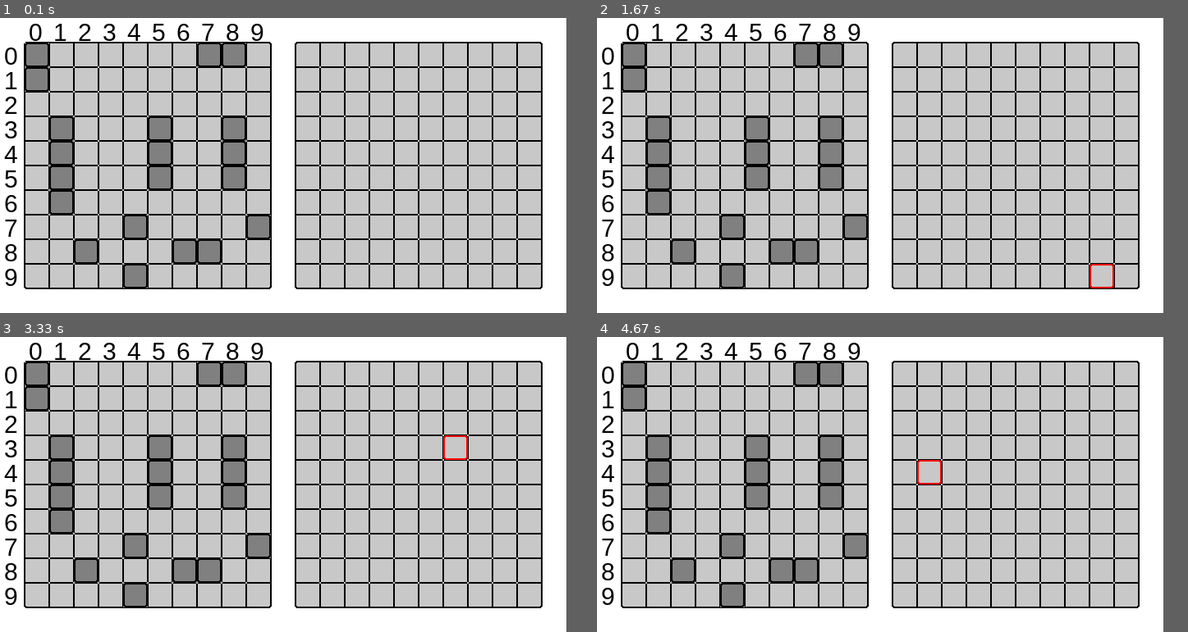
Above: before the commit, frames 1-4 (two rows, left to right).
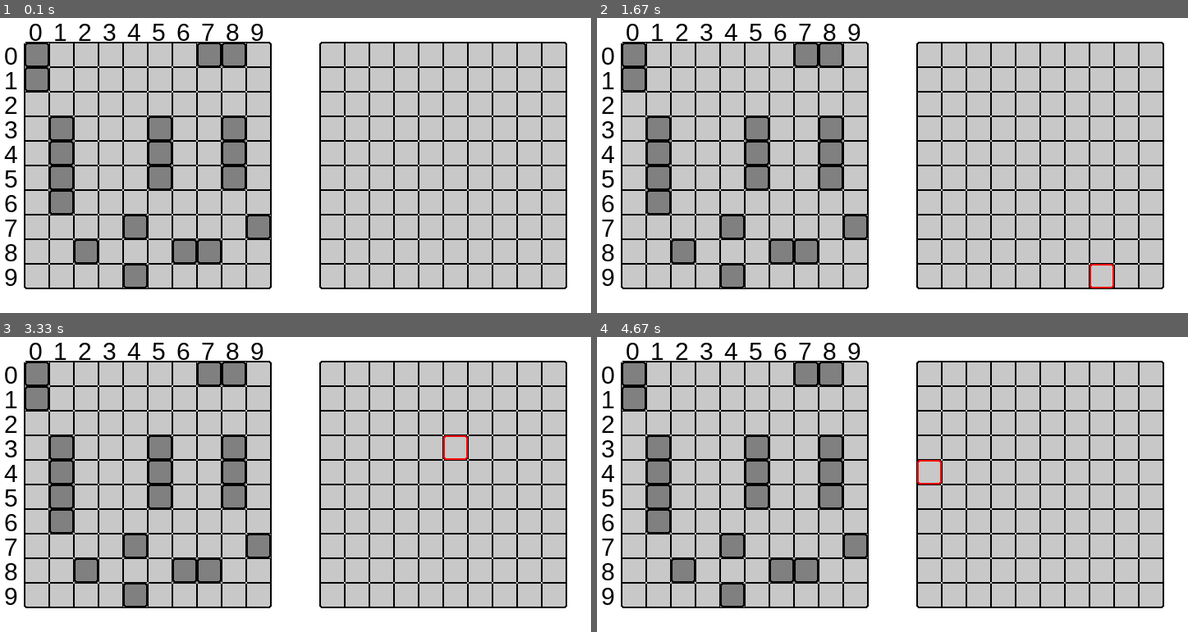
Above: after the commit, the same moments.

Repository: georgiy-nogovitsyn/battleship-game
Game: pygame game, started from pygame battleships/pygame_utils.py
The game is run twice, just before and just after one commit, with the same random seed, the same clock (stepped at 60 frames per second) and the same inputs.
Inputs (mouse positions are in pixels of both pictures, inside the frame that each line leads up to):
- Up to frame 1 (0.1 s): no input
- Up to frame 2 (1.67 s): click (1081, 156) at 0.38 s; click (898, 183) at 0.72 s; click (981, 62) at 1.05 s; click (1111, 268) at 1.38 s
- Up to frame 3 (3.33 s): click (307, 384) at 1.72 s; click (520, 596) at 2.55 s; click (212, 422) at 2.88 s; click (449, 457) at 3.22 s
- Up to frame 4 (4.67 s): click (1075, 478) at 3.55 s; click (1016, 431) at 3.88 s; click (721, 428) at 4.22 s; click (916, 472) at 4.55 s
In our replay, the window is 690x360 before the commit and 720x360 after it. These sizes can differ from the game's own. Grey fills any space a smaller window leaves; there, only what the larger window draws over its background counts as a difference.

The runs differ from the first frame. In frame 1, 7.0% of the frame differs, in the area x 49-96%, y 8-92%; in frame 2, 7.0%; in frame 3, 7.0%; in frame 4, 7.0%.

Commit message:
using millis counter instead of sleep to delay comp move

Diff:
--- a/pygame battleships/pygame_config.py
+++ b/pygame battleships/pygame_config.py
@@ -17,7 +17,7 @@
 CELL = 30
 
 # Settings for the game window
-WIDTH = CELL * 23  # 800
+WIDTH = CELL * 24  # 800
 HEIGHT = CELL * 12  # 500
 
 # Offsets for correct rectangle drawing
--- a/pygame battleships/pygame_test_logic.py
+++ b/pygame battleships/pygame_test_logic.py
@@ -5,7 +5,7 @@
 from pygame_config import *
 from pygame_main import Game
 from random import choice
-from time import sleep
+from time import time
 
 pygame.init()
 clock = pygame.time.Clock()
@@ -24,6 +24,7 @@
     draw_ships(screen, player.ships)
     draw_ships(screen, comp.ships, hidden=True)
     draw_board_numbers(screen, arial_font)
+    draw_board_numbers(screen,arial_font,offset=right_border_offset)
 
 
 events = Game()
@@ -35,18 +36,32 @@
 player_1_turn = True
 player_2_turn = False
 
+#initialize millis counters
+millis = time()*1000.0
+saved_millis = millis
+
 final_message = 'Bye!'
+
 running = True
 while running:
+
     screen.fill(WHITE)
 
     draw_pygame_elements()
+
+    if mouse_last_pos:
+        highlight_cell(screen, mouse_last_pos)
+
+    pygame.display.flip()
+    clock.tick(30)
+
     if player_1_turn:
 
         for event in pygame.event.get():
             if event.type == pygame.QUIT:
                 running = False
                 player_1_turn = False
+
 
             elif event.type == pygame.MOUSEMOTION:
                 mouse_pos = pygame.mouse.get_pos()
@@ -56,7 +71,6 @@
 
             if event.type == pygame.MOUSEBUTTONDOWN and mouse_last_pos:
                 # Game events
-
                 if events.chosen_coordinate_validation(mouse_last_pos, player, comp) is True:
                     if player.attack(mouse_last_pos, comp) is True:
                         print(f'You hit the ship on {mouse_last_pos}')
@@ -71,10 +85,9 @@
                 else:
                     print(f'You already hit that {mouse_last_pos} cell')
 
+    millis = time() * 1000.0  # update millis
 
-
-
-    if player_2_turn:
+    if player_2_turn and millis - saved_millis >= 0:
         if coordinates_for_attack := events.searching_for_destroy(comp, player):
             computer_choice_coordinates = choice(coordinates_for_attack)
         else:
@@ -90,13 +103,14 @@
 
             player_1_turn = True
             player_2_turn = False
-        sleep(0.5)
 
-    if mouse_last_pos:
-        highlight_cell(screen, mouse_last_pos)
+        # saving millis to delay comp move
+        saved_millis = time()*1000.0 + 500
+    print(millis - saved_millis)
 
-    pygame.display.flip()
-    clock.tick(30)
+
+
+
 
 print(final_message)
 pygame.quit()
--- a/pygame battleships/pygame_utils.py
+++ b/pygame battleships/pygame_utils.py
@@ -3,18 +3,18 @@
 import pygame_player
 
 
-def draw_board_numbers(screen, font, color=BLACK, num_offset=5):
+def draw_board_numbers(screen, font, color=BLACK, num_offset=5, offset = left_border_offset):
     # Top row of numbers for left board
     for x in range(10):
         num = str(x)
         number_font = font.render(num, True, color)
-        screen.blit(number_font, (left_border_offset + num_offset + (CELL * x), top_offset - CELL))
+        screen.blit(number_font, (offset + num_offset + (CELL * x), top_offset - CELL))
 
     # Column of numbers for left board
     for x in range(10):
         num = str(x)
         number_font = font.render(num, True, color)
-        screen.blit(number_font, (left_border_offset - CELL + num_offset, top_offset - 1 + (CELL * x)))
+        screen.blit(number_font, (offset - CELL + num_offset, top_offset - 1 + (CELL * x)))
 
 
 def draw_basic_board(screen):
--- /dev/null
+++ b/pygame battleships/test.py
@@ -0,0 +1,16 @@
+import time
+
+t = time.time()
+ms = time.time()*1000.0
+
+print(t)
+print(ms)
+
+for x in range(10000):
+    x ** x
+
+t_new = time.time()
+ms_new = time.time()*1000.0
+
+print(t_new - t)
+print(ms_new - ms)
--- a/pygame battleships/testboard.py
+++ /dev/null
@@ -1,101 +0,0 @@
-import pygame
-
-# Initialize Pygame
-pygame.init()
-
-# Set up the game window
-WIDTH = 800
-HEIGHT = 500
-screen = pygame.display.set_mode((WIDTH, HEIGHT))
-pygame.display.set_caption("Battleship Game Board")
-
-# Colors
-GRAY = (128, 128, 128)
-WHITE = (255, 255, 255)
-BLACK = (0, 0, 0)
-GREEN = (0, 255, 0)
-
-# Cell size
-CELL = 30
-
-# Offsets for correct rectangle drawing
-left_border_offset = CELL
-right_border_offset = WIDTH - CELL * 11
-top_offset = CELL * 2
-
-mouse_last_pos = []
-
-board = []
-for x in range(10):
-    for y in range(10):
-        board.append([[x, y], GRAY])
-
-
-def draw_board(board, offset_x=0, offset_y=CELL):
-    for cell in board:
-        x, y = cell[0]
-        color = cell[1]
-
-        pygame.draw.rect(screen, color, [(CELL * x) + offset_x, (CELL * y) + offset_y, CELL, CELL])
-    for cell in board:
-        x, y = cell[0]
-        pygame.draw.rect(screen, BLACK, [(CELL * x) + offset_x, (CELL * y) + offset_y, CELL, CELL], width=2,
-                         border_radius=3)
-
-
-def get_highlighted_cell_coordinate(mousepos):
-    """Return coordinate of highlighted cell and board"""
-    x, y = mousepos[0], mousepos[1]
-    # if left_border_offset < x < left_border_offset + CELL * 10:
-    #     if top_offset < y < top_offset + CELL * 10:
-    #         pos_x, pos_y = int((x - left_border_offset) / CELL), int((y - top_offset) / CELL)
-    #         return [pos_x, pos_y], 0
-    if right_border_offset < x < right_border_offset + CELL * 10:
-        if top_offset < y < top_offset + CELL * 10:
-            pos_x, pos_y = int((x - right_border_offset) / CELL), int((y - top_offset) / CELL)
-            return [pos_x, pos_y]
-
-    else:
-        return None
-
-
-def highlight_cell(coord):
-    """draws a rectangle on given coordinates"""
-    x, y = coord
-
-    # if coord[1] == 0:  # highlight for left board
-    #     pygame.draw.rect(screen, GREEN, [(CELL * x) + left_border_offset, (CELL * y) + top_offset, CELL, CELL],
-    #                      border_radius=3)
-
-    # elif coord[1] == 1:
-    pygame.draw.rect(screen, GREEN, [(CELL * x) + right_border_offset, (CELL * y) + top_offset, CELL, CELL],
-                         border_radius=3)
-    print(coord)
-
-
-# Main game loop
-running = True
-while running:
-    screen.fill(GRAY)
-
-    draw_board(board, left_border_offset, top_offset)  # left board
-    draw_board(board, right_border_offset, top_offset)  # right board
-
-    # Handle events
-    for event in pygame.event.get():
-        if event.type == pygame.QUIT:
-            running = False
-        elif event.type == pygame.MOUSEMOTION:
-            mousepos = pygame.mouse.get_pos()
-            highlight_coord = get_highlighted_cell_coordinate(mousepos)
-            mouse_last_pos = highlight_coord  # Save mouse position
-            print(mouse_last_pos)
-
-    if mouse_last_pos:  # Highlight board cell
-        highlight_cell(mouse_last_pos)
-
-    # Update screen
-    pygame.display.flip()
-
-# Quit Pygame
-pygame.quit()
